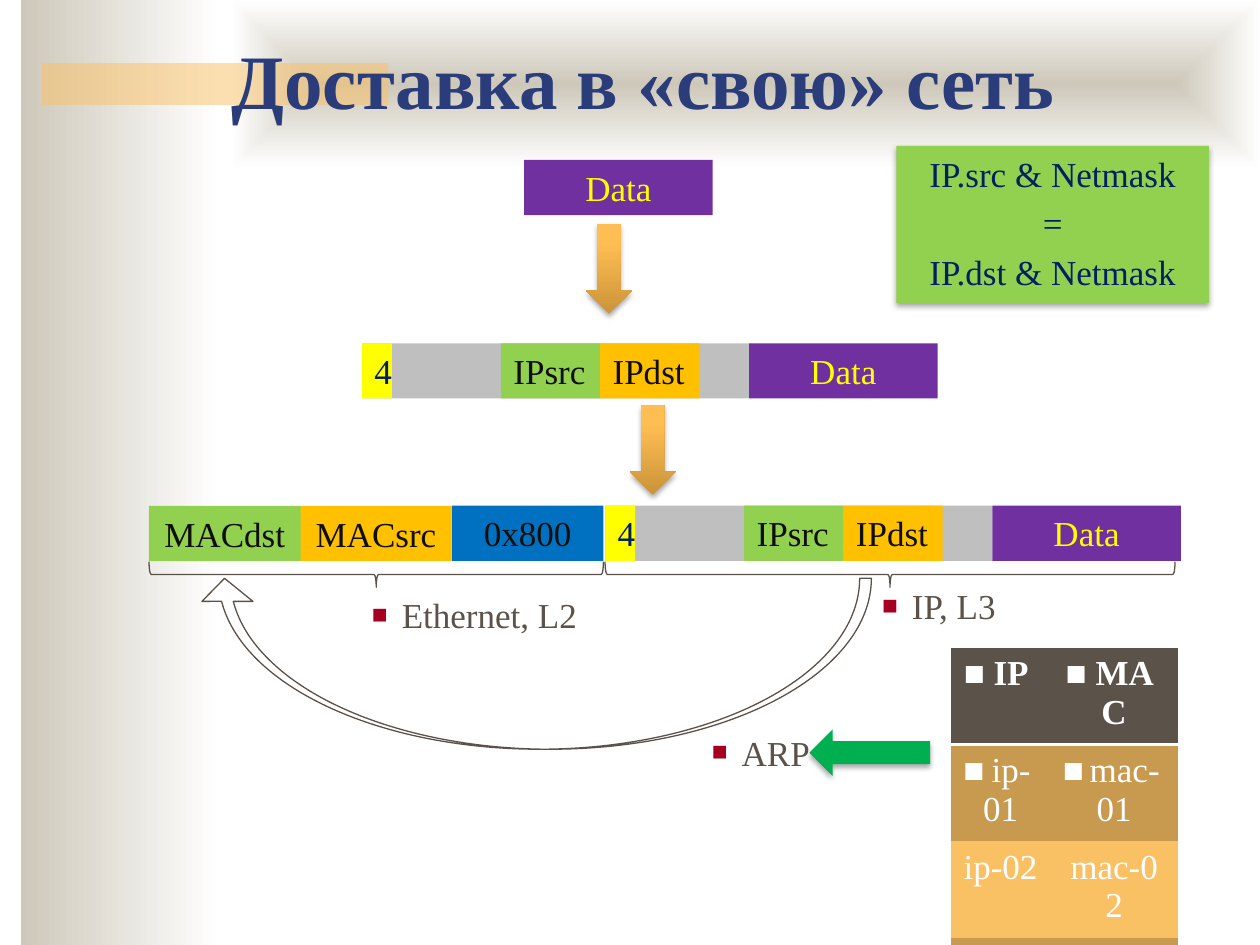
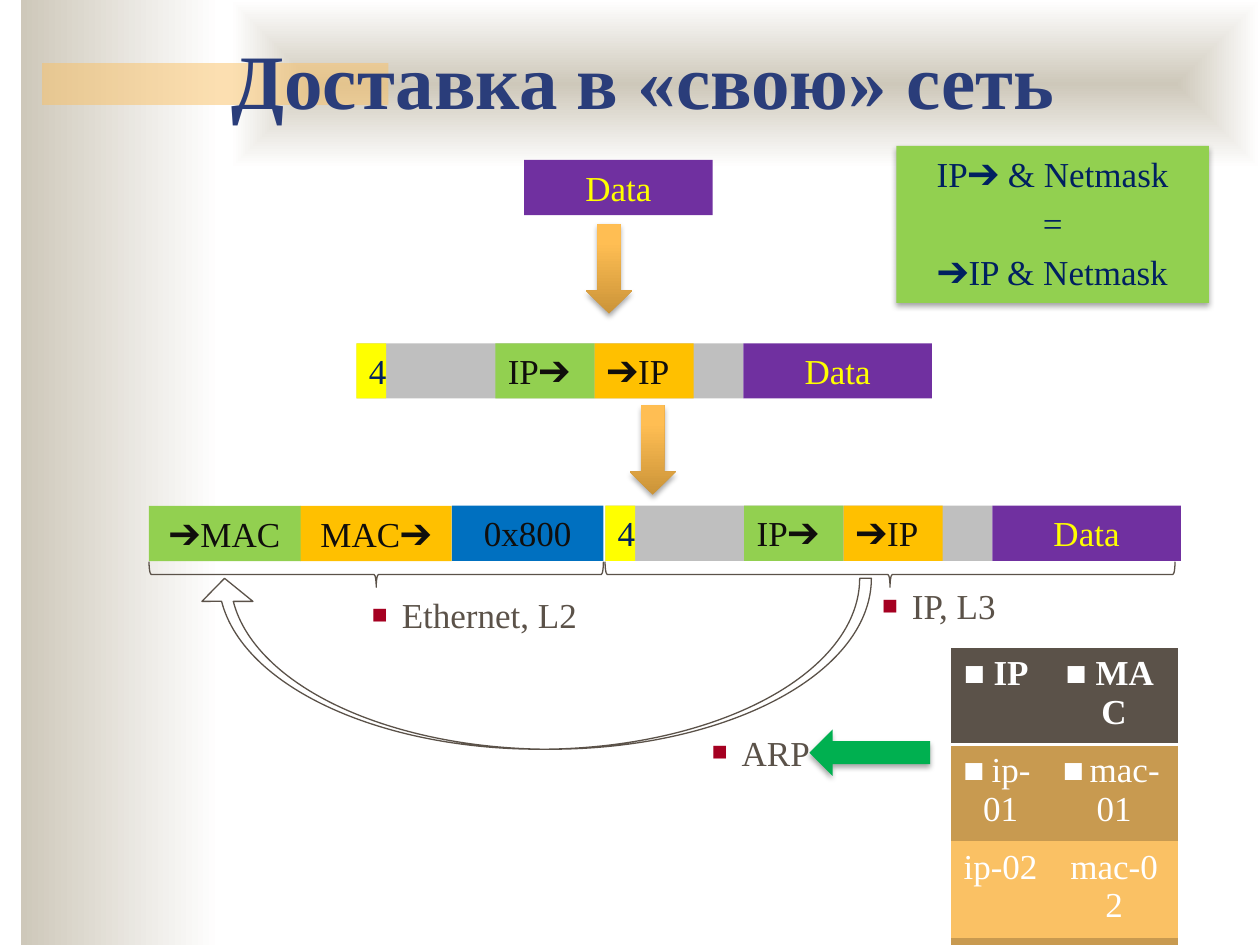
Before and after one commit to ukoloff/nets, a slide deck: slide 4 of 10.pptx. Drawn at 1260x945 pixels with LibreOffice and Linux fonts; fonts in the diff are those of the drawing; background and template pictures are left out. Boxes give left, top, right and bottom in pixels: in the first picture for what was removed or moved away, otherwise in the second. Text is boxed around its words. In the diff, an @@ line names an element or a change of style, - is before the commit and + after.

```diff
--- a/10.pptx
+++ b/10.pptx
@@ text in rectangle at (937,162,1169,188): text changed @@
-IP.src & Netmask
+IP➔ & Netmask
@@ text in rectangle at (969,260,1168,286): text changed @@
-IP.dst & Netmask
+➔IP & Netmask
@@ 5 rectangles: place and size @@
-5 rectangles at (362,344,939,399)
+5 rectangles at (357,344,932,399)
@@ text in rectangle at (508,361,570,384): text changed @@
-IPsrc
+IP➔
@@ text in rectangle at (638,361,669,384): text changed @@
-IPdst
+➔IP
@@ text in rectangle at (200,524,280,548): text changed @@
-MACdst
+➔MAC
@@ text in rectangle at (320,524,431,548): text changed @@
-MACsrc
+MAC➔
@@ text in rectangle at (757,523,819,546): text changed @@
-IPsrc
+IP➔
@@ text in rectangle at (887,523,918,546): text changed @@
-IPdst
+➔IP
```
Also in this commit, not shown: 5 other slides changed, 8 slides added.
